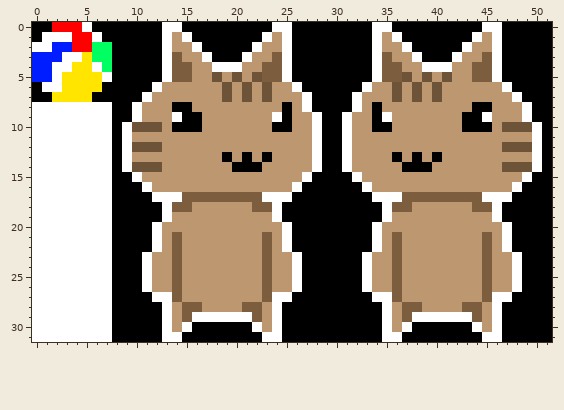
Edited in one commit: pixel-art sprite (assets/textures/spritesheet.png). The picture above is the old version.
The file is 52x32 pixels.
And afterwards:
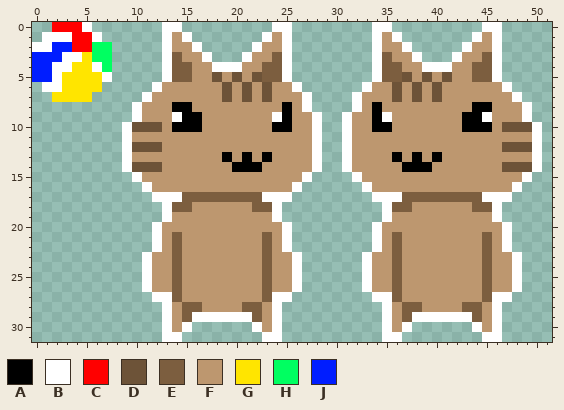
Palette (. is transparent): A #000000  B #ffffff  C #ff0000  D #6d5338  E #7c5e3f  F #bd976f  G #ffe500  H #00ff61  J #001dff
Edits made:
Colour A is removed in row 0 at x 0 to 1, 6 to 12, 15 to 23, 26 to 33, 36 to 44 and 47 to 51; in row 1 at x 0, 7 to 12, 16 to 22, 26 to 33, 37 to 43 and 47 to 51; in row 2 at x 8 to 12, 17 to 21, 26 to 33, 38 to 42 and 47 to 51; in row 3 at x 8 to 12, 18 to 20, 26 to 33, 39 to 41 and 47 to 51; in rows 4 to 5 at x 8 to 12, 26 to 33 and 47 to 51; in row 6 at x 0, 7 to 11, 27 to 32 and 48 to 51.
Colour A is removed in row 7 at x 0 to 1, 6 to 10, 28 to 31 and 49 to 51; in row 8 at x 8 to 9, 28 to 31 and 50 to 51; in row 9 at x 8 to 9, 29 to 30 and 50 to 51; in rows 10 to 14 at x 8, 29 to 30 and 51; in row 15 at x 8 to 9, 28 to 31 and 50 to 51; in row 16 at x 8 to 10, 27 to 32 and 49 to 51.
Colour A is removed in row 17 at x 8 to 11, 26 to 33 and 48 to 51; in rows 18 to 19 at x 8 to 12, 25 to 34 and 47 to 51; in rows 20 to 22 at x 8 to 11, 26 to 33 and 48 to 51; in rows 23 to 26 at x 8 to 10, 27 to 32 and 49 to 51; in row 27 at x 8 to 11, 26 to 33 and 48 to 51; in rows 28 to 29 at x 8 to 12, 25 to 34 and 47 to 51.
Colour A is removed in row 30 at x 8 to 12, 16 to 21, 25 to 34, 38 to 43 and 47 to 51; in row 31 at x 8 to 12, 15 to 22, 25 to 34, 37 to 44 and 47 to 51.
Colour B is removed in rows 8 to 31 at x 0 to 7.
Boxes around the changes in both pictures, in picture pixels (x1, y1, x2, y2):
erased: (32, 22, 552, 342)
